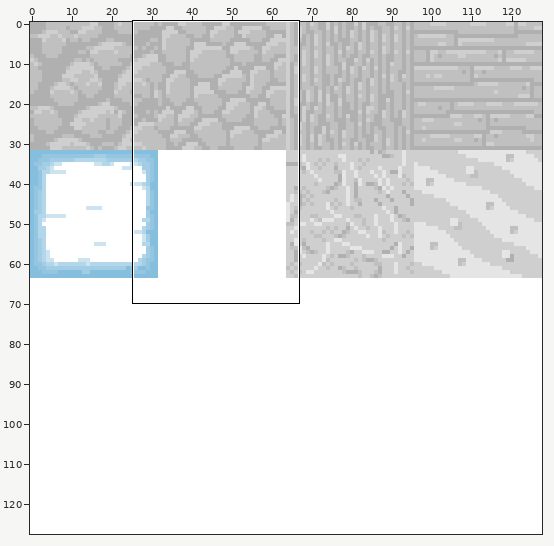
Two versions of one sprite sheet, assets/terrain.png. The first picture is a wide view before the edit; the outline marks the close-up.
Close-up. Before:
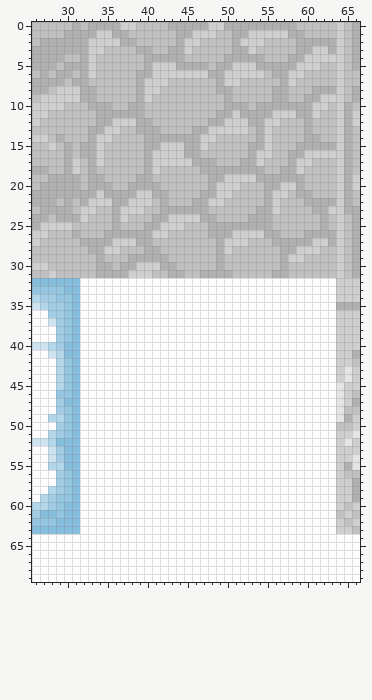
The file is 128x128 pixels. Shown: x 26..66, y 0..69.
Once edited:
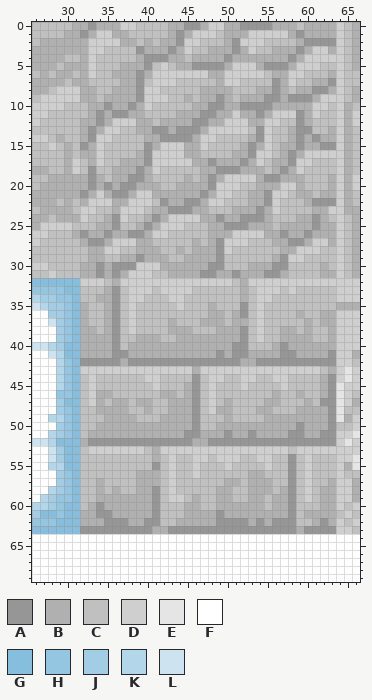
Palette (. is transparent): A #969696  B #b0b0b0  C #c0c0c0  D #cfcfcf  E #e5e5e5  F #ffffff  G #86bedd  H #95c6e1  J #a2cde5  K #b3d7ea  L #cde4f0
The edit:
Changed rows in their new state; - is an unchanged pixel.
first column x 32:
 0 BA-----------AA-----AAAA----BBBB
 1 A----------BA-----B--------ABBBB
 2 --------B-BBA-----BA--------AAAA
 3 -------A-BBA----BBBA----BBBA----
 4 -------BAAA---BBBBA----BBBA-----
 5 -----BBBAC-C--AAAA-----AAA------
 6 ----BBBA-----------------------B
 7 -----BBAC--D------------A----BBA
 8 ----BBBA-------BB-----BBA--BBAA-
 9 ---BBBBA-DD--B-BBA--BBBAA-AAA---
10 ---ABBA-D-----BBAA--AAAA--------
11 -BA-AA------BBBAA-----A----A----
12 BBA-------BBBBAA-----------A----
13 BA-------AABAAA-------A---BAA--B
14 BA--------AAAA-------BA---BA-ABB
15 A-------A-----------BA---BBA--AA
16 -------BA----------BBA---BA-----
17 -----BBBA-------ABBBA---BBA-----
18 -A--BBBA---------AAA----BA------
19 BA--BBAA-----B-BA------AA------B
20 BA-ABAA-----BBBBA-----B--------B
21 A---AA-----BBBBA-----BBA------BB
22 ----------ABBAA------BBA-----AAA
23 ---------B-AAA-----BBBA---------
24 ---BA---BA-------ABBAAA----BBA--
25 --BBA--BA---------AAA----BBBBA-B
26 ABBA--AA-----------------ABBA---
27 -AA-----------B-BA--------AA----
28 -------B----B-BBBA--------------
29 -B---B-A-----BBBBA------BA------
30 BBA-AAA-----BBBBAA---BBBAA----B-
31 BBA-A--------BBAA--ABBBAA-----BB
32 DDDCBDDDDDDDDDDDDDDCBDDDDDDDDDDD
33 CCCBACDDDCDDDDCCCCCCBCDDDCDCCCCC
34 CCBBACDDCCCDDCCCCCCCBCDDCCCCCCCC
35 BCCBACDCCCCCDCCCBCCCACDCCCCCCCCC
36 BCCBACDCCCCCCCCCBBCBACDCCCCBCCBB
37 BCCBACDCCCCBCCCBBBCBBCDCCCCCBCBB
38 BBCBACDCCCCBBBCCCBBBACDCCBBCBCCB
39 BBBBACCBBBCCBBBBBBBBACDCCBBBBCCB
40 BBBBACBBBBBBBBBBBBBAACCCBABBBBBB
41 BBBBAABBBBBBBBBBBABAABBBBAABBBBA
42 AAAAABAAAAAAAAAAAAAABBAAAAAAAAAA
43 DDDDDDDDDDDDDDBDDDDDDDDDDDDDDDCB
44 CDCCCCCCDDCCCCACDDCCDDCCDDCCCCBA
45 CDCCCCCCCDCCCBACDCCCDCCCCDCCCCBA
46 CDBBCCCCCCBBCBACDCCCCCCCBCCBCCBA
47 CDBCBBCBBCCBBBACDCBCCCCBBCCCBCAA
48 CCBBBBCCBCCBBBACDBBCCCBBCCCBBBBA
49 CCCBBBBCCCBBBBACCCBCCCCBBBBBBBBA
50 CCBBBBBBBBBBBBACCBBBBBBBBBBABBBA
51 CBBBBBBBBBBBBAABBBABBABBBBAABBAA
52 BAAAAAAAAAAAAABBAAAAAAAAAAAAAAAA
53 CDDDDDDDCBDDDDDDDDDDDDDDDDCDDDDD
54 CCCCCCCCCBCDCCDDCDDDCCDDCCACDCCC
55 CCCCCCCCCACDCCDCCCDCCCCDCCACDCCC
56 CCCCCCCBBBCDCCDCCCCCCBBCCCACDCCC
57 CCBCCCCBBBCDCCCCCCBBCBBBCCACDCCB
58 CCBCBCCBBACDCCCCCBBCCBBBCBACDCBB
59 CCBBBBBBBACDDCBCCBBCCBBCBBACDCBB
60 CBABBBBBBACCCBBCCBBBBBBCBBACCCBB
61 BBAABBBBBACCCBBBBABBBBBBBBACBBBB
62 BBBAAABBAACCBBBBBAAAABABAAACCBAB
63 AAAAAAAAABBAAAAAAAAAAAAAAAABAAAA
